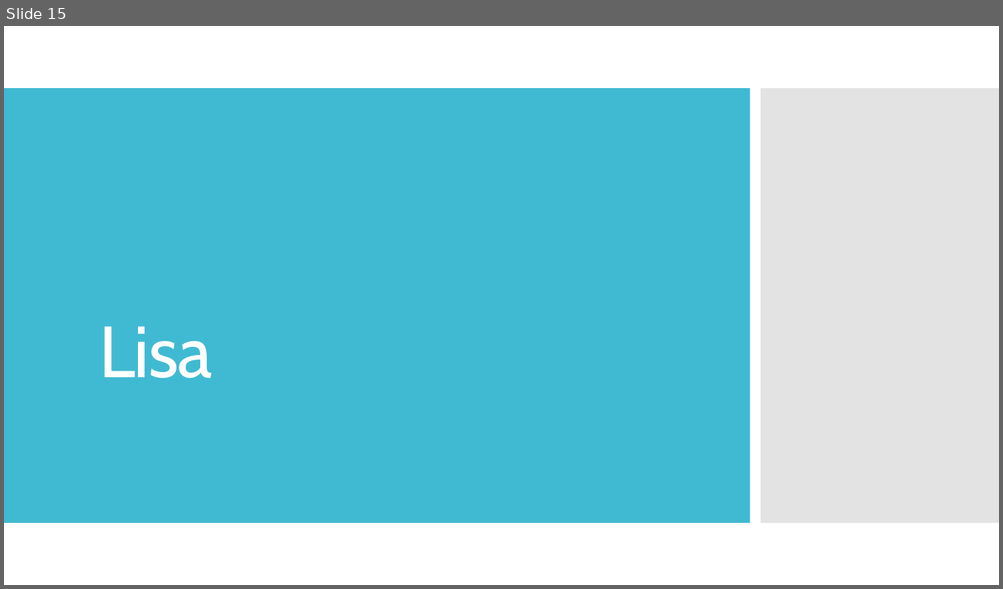
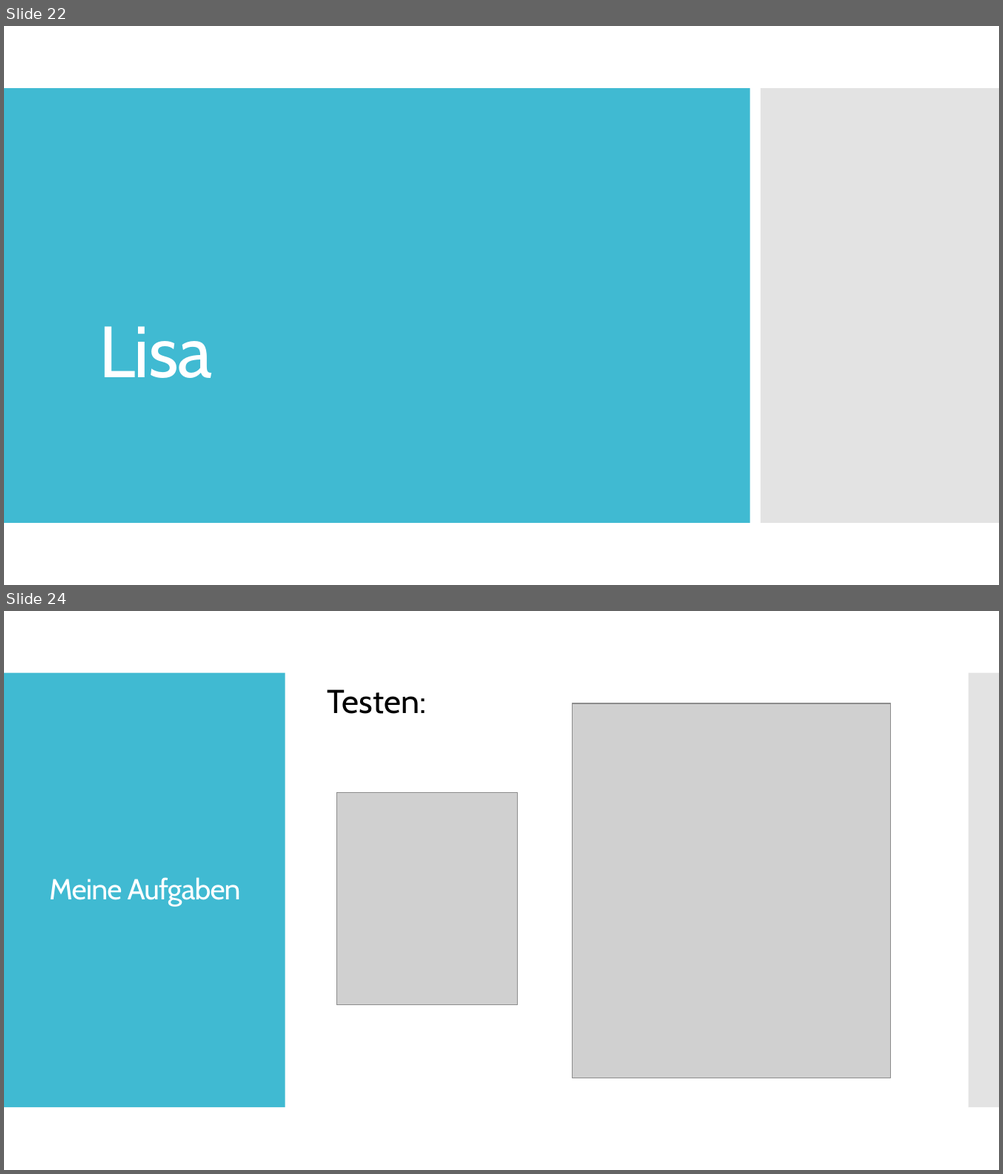
Before and after one commit to Datagroup-ModSim/ModSim17-data-generation-filters, a slide deck: presentations/Sprint 2/Datenerzeugung und Datenanalyse_Sprint2_formatiert.pptx. Shown one above the other, each under a label of ours: slide 15 before the commit, slides 22 and 24 after it; the slides between them are not shown. The pictures are 1003x589 and 1003x1174 pixels, drawn with LibreOffice and Linux fonts; fonts in the diff are those of the drawing; grey boxes stand for pictures. Boxes give left, top, right and bottom in pixels: in the first picture for what was removed or moved away, otherwise in the second. Text is boxed around its words. In the diff, an @@ line names an element or a change of style, - is before the commit and + after.

Commit message:
Präsentation des 2. Sprints im Ordner presentation unter Sprint 2 Der Ordner restlicher Output ist für mich zum testen

```diff
--- a/presentations/Sprint 2/Datenerzeugung und Datenanalyse_Sprint2_formatiert.pptx
+++ b/presentations/Sprint 2/Datenerzeugung und Datenanalyse_Sprint2_formatiert.pptx
@@ slide 24 added at (4, 611, 999, 1170), background #FFFFFF @@
@@ rectangle added at (4, 673, 285, 1108), fill #40BAD2 @@
@@ rectangle added at (968, 673, 999, 1108), fill #C8C8C8 at 50% opacity @@
@@ text added at (327, 689, 427, 714), 32 pt, text #000000 @@
+Testen:
@@ picture added at (572, 703, 891, 1078) @@
@@ picture added at (336, 793, 518, 1005) @@
@@ title added at (49, 877, 241, 906), 28 pt, text #FFFFFF @@
+Meine Aufgaben
@@ what was slide 15 is now slide 22 @@
```
Also in this commit, not shown: 7 slides changed, 9 other slides added, 52 other files.
